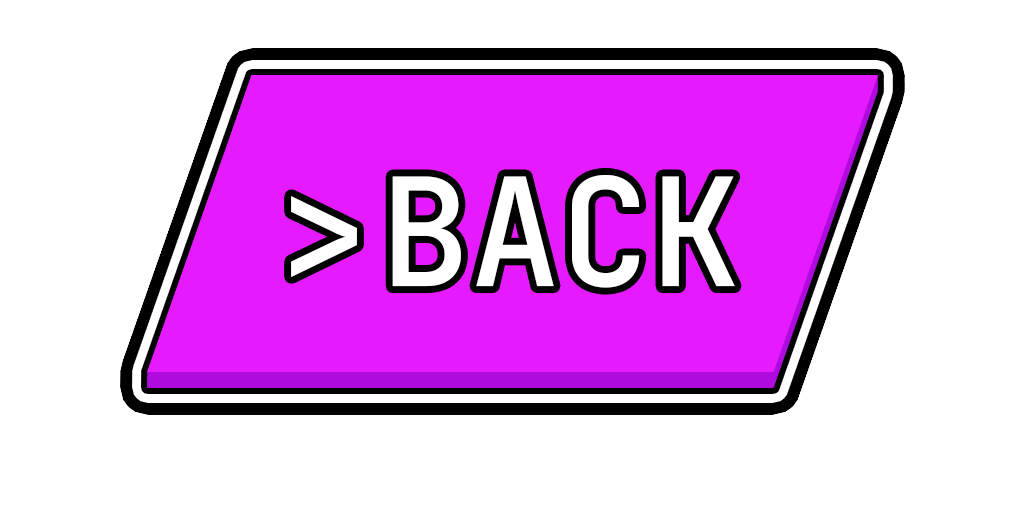
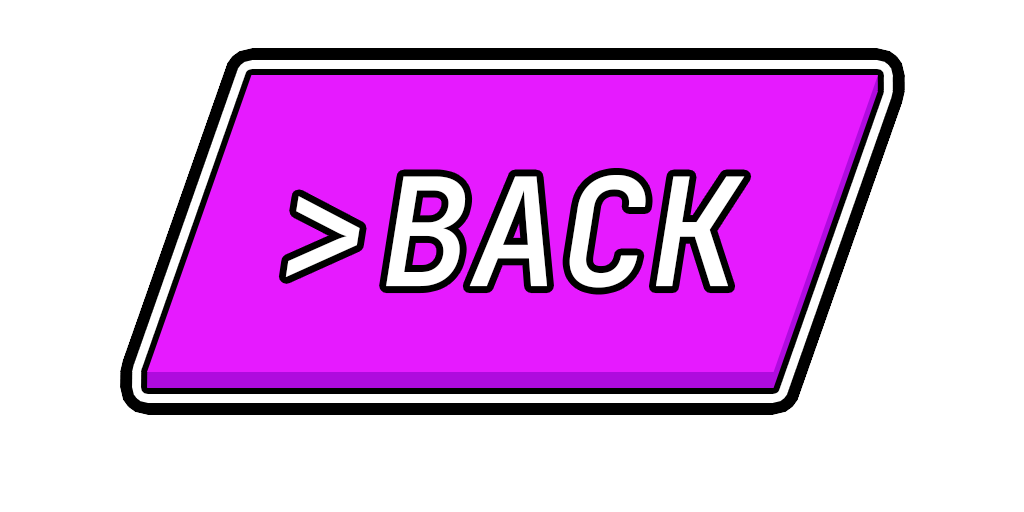
The second 1024 x 512 image is a revision of the first. Changes to its layers:
painted on "BACK" over left=285, top=175, right=745, bottom=288